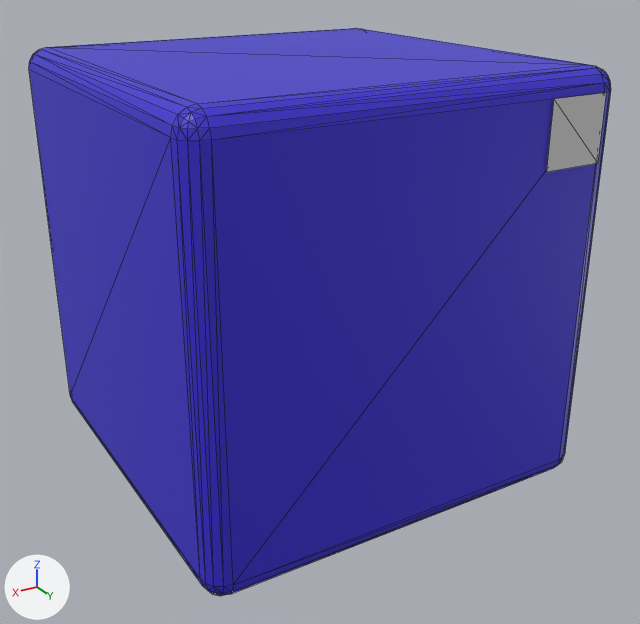
Before and after pictures for a commit that changed the COLLADA model View/Blender/Prozess/Subjekt_Highlight_Hashtag.dae.
Before and after are seen from a camera (50 mm lens) standing at (2.07, 3.63, 1.52) and looking at (-0.03, 0.14, -0.23). The axes (+X, +Y, +Z) are drawn at lower left. The lights are the same throughout. Mesh edges are drawn as thin lines. Where no turn or scale is listed for an object, it has been applied to the vertices.

The older version as bpy lines, for what is in view:
```python
mat_material = principled_material('Material')
mat_material.base_color = (0.04, 0.024, 0.64)  # blue #382bd1
mat_material.roughness = 0.44
mat_material_001 = principled_material('Material_001')
mat_material_001.base_color = (0.64, 0.64, 0.64)  # light grey #d1d1d1
mat_material_001.roughness = 0.44
me_cube = bpy.data.meshes.new('Cube')
me_cube.from_pydata(...)  # 152 vertices, 300 faces; spans x -1.0..1.0, y -1.0..1.0, z -1.0..1.0
me_cube.materials.append(mat_material)  # blue #382bd1
me_plane = bpy.data.meshes.new('Plane')
me_plane.from_pydata([(-0.15, 0.0, 0.15), (0.15, 0.0, 0.15), (-0.15, 0.0, -0.15), (0.15, 0.0, -0.15)], [], [(1, 3, 2), (0, 1, 2)])
me_plane.materials.append(mat_material_001)  # light grey #d1d1d1
ob_cube = bpy.data.objects.new('Cube', me_cube)
ob_cube.location = (0.0, 0.0, 0.0)
ob_plane = bpy.data.objects.new('Plane', me_plane)
ob_plane.location = (-0.75, 1.01, 0.75)
```
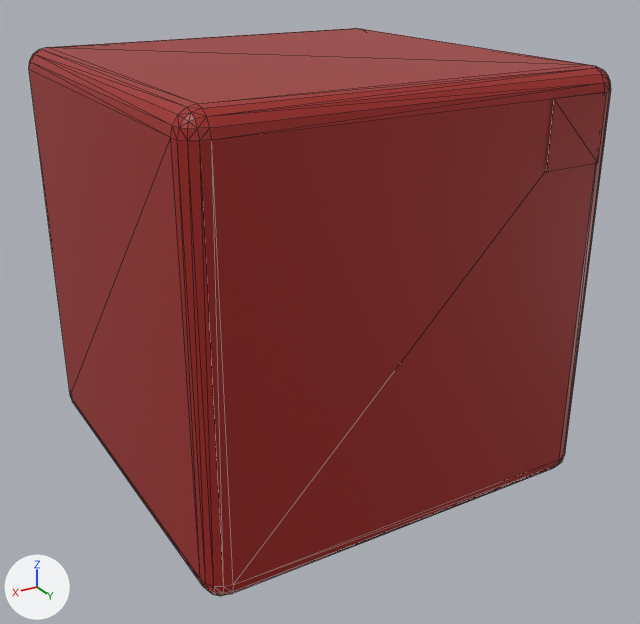
Commit message: highlight red

Changed parts and their boxes (x1, y1, x2, y2) in the pictures (640 x 624 px):
```json
{"object": "Cube", "change": "recoloured", "before": [29, 28, 611, 596], "after": [29, 28, 611, 596], "on screen": "blue to red"}
{"object": "Plane", "change": "recoloured", "before": [546, 93, 606, 172], "after": [546, 93, 606, 172], "on screen": "grey to red"}
```

The change, as JSON lines over the scene's bpy script:
```json
{"op": "set", "path": "mat_material.base_color", "old": "(0.04, 0.024, 0.64)", "new": "(0.347, 0.0155, 0.0116)", "note": "blue #382bd1 -> red #9f211c"}
{"op": "set", "path": "mat_material_001.base_color", "old": "(0.64, 0.64, 0.64)", "new": "(0.347, 0.0155, 0.0116)", "note": "light grey #d1d1d1 -> red #9f211c"}
```
